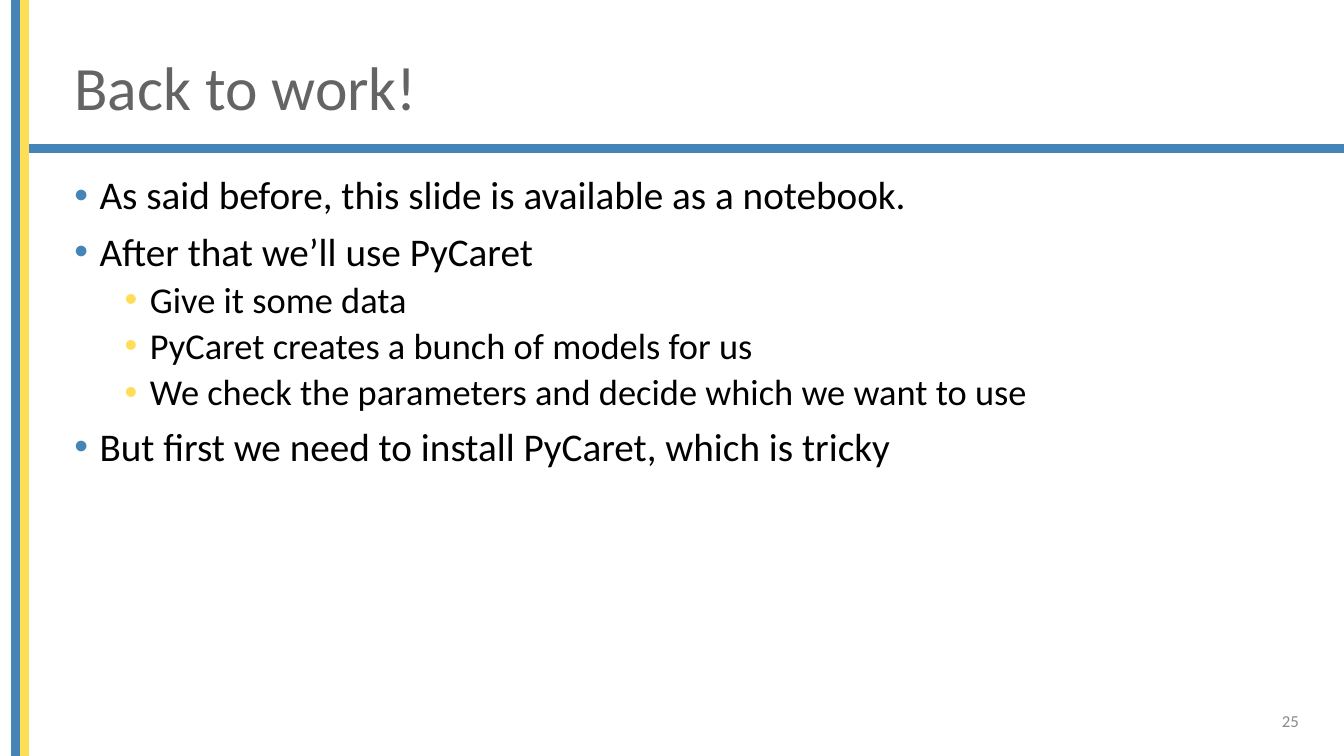
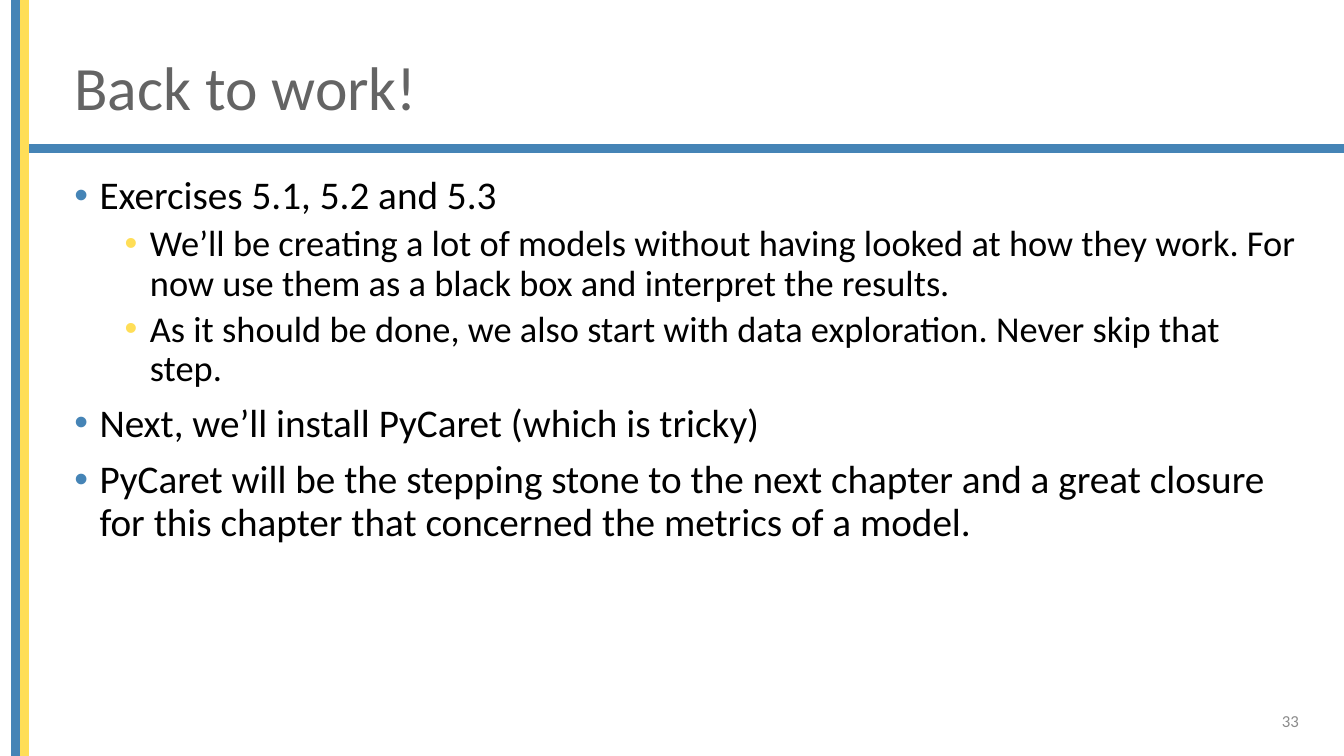
Before and after one commit to mjochen/Cello_AI, a slide deck: slide 33 of ppts/5 - Model quality.pptx (slide 25 before the commit). Drawn at 1344x756 pixels with LibreOffice and Linux fonts; fonts in the diff are those of the drawing; background and template pictures are left out. Boxes give left, top, right and bottom in pixels: in the first picture for what was removed or moved away, otherwise in the second. Text is boxed around its words. In the diff, an @@ line names an element or a change of style, - is before the commit and + after.

```diff
--- a/ppts/5 - Model quality.pptx
+++ b/ppts/5 - Model quality.pptx
@@ text at (100,181,1295,543): text changed; size 28 to 26 pt @@
-• As said before, this slide is available as a notebook.
-• After that we’ll use PyCaret
-  • Give it some data
-  • PyCaret creates a bunch of models for us
-  • We check the parameters and decide which we want to use
-• But first we need to install PyCaret, which is tricky
+• Exercises 5.1, 5.2 and 5.3
+  • We’ll be creating a lot of models without having looked at how they work. For now use them as a black box and interpret the results.
+  • As it should be done, we also start with data exploration. Never skip that step.
+• Next, we’ll install PyCaret (which is tricky)
+• PyCaret will be the stepping stone to the next chapter and a great closure for this chapter that concerned the metrics of a model.
@@ page number at (1282,716,1299,727): text changed @@
-25
+33
```
Also in this commit, not shown: 7 other slides changed, 11 slides added, 3 slides removed, 41 other files.
